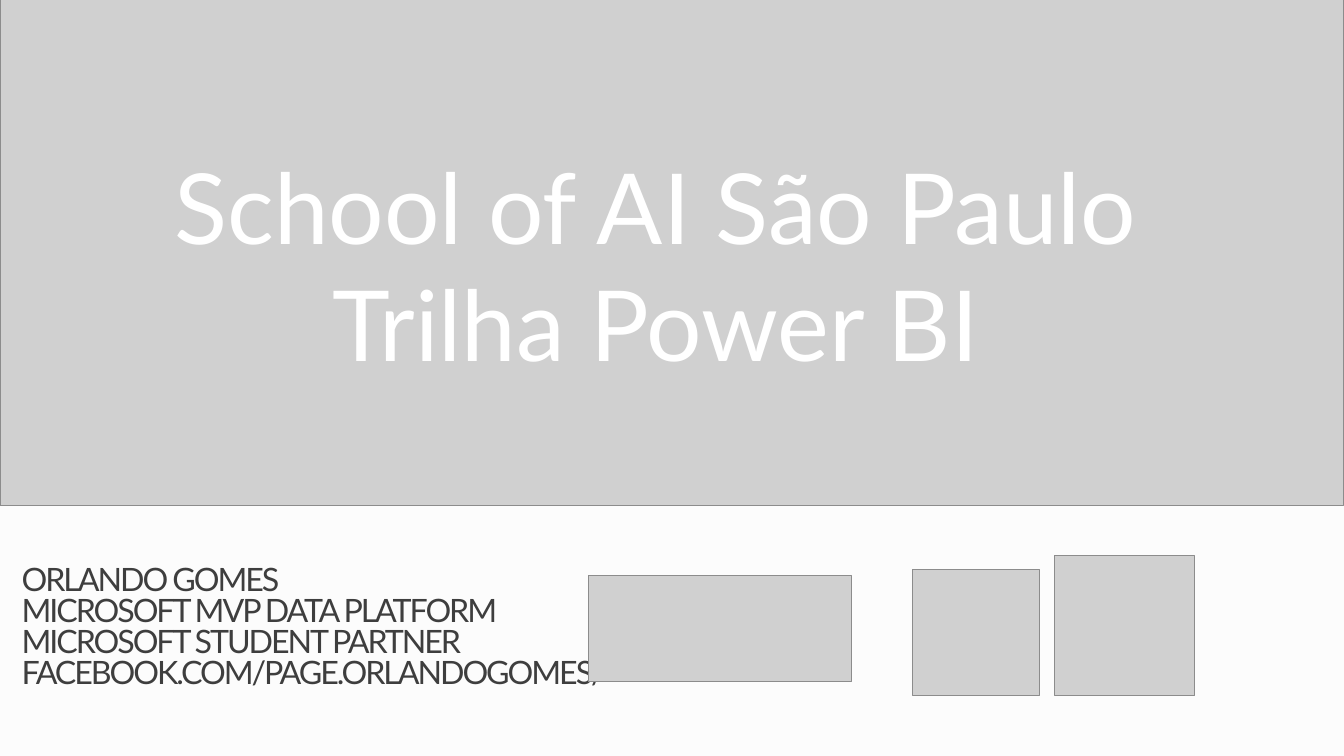
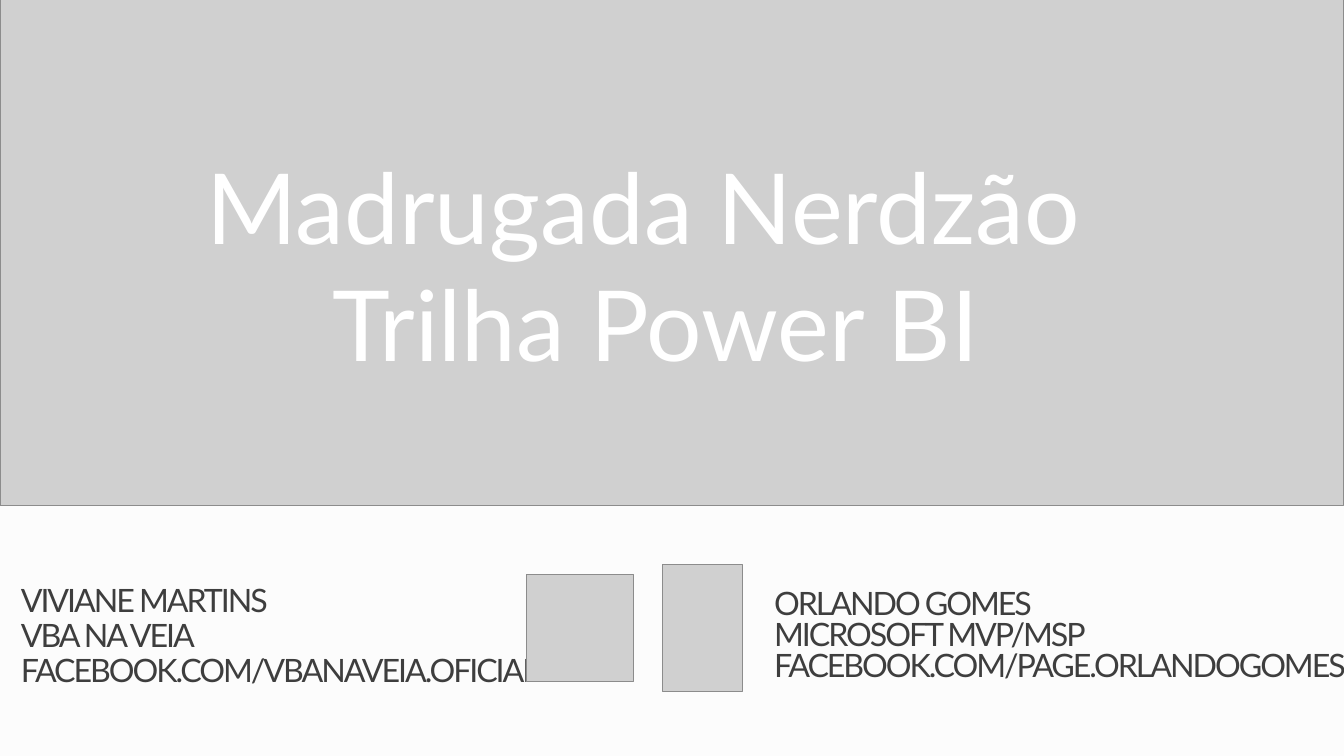
Before and after one commit to orlandogomes/madrugada-pbi, a slide deck: slide 1 of Apresentação/MadrugadaNerdzao_Trilha PBI.pptx. Drawn at 1344x756 pixels with LibreOffice and Linux fonts; fonts in the diff are those of the drawing; grey boxes stand for pictures. Boxes give left, top, right and bottom in pixels: in the first picture for what was removed or moved away, otherwise in the second. Text is boxed around its words. In the diff, an @@ line names an element or a change of style, - is before the commit and + after.

Commit message:
alteracao slide para madrugada

```diff
--- a/Apresentação/MadrugadaNerdzao_Trilha PBI.pptx
+++ b/Apresentação/MadrugadaNerdzao_Trilha PBI.pptx
@@ text at (206, 172, 1080, 361): text changed @@
-School of AI São Paulo
-Trilha Power BI
+Madrugada Nerdzão
+Trilha Power BI
@@ picture added at (662, 565, 742, 692) @@
@@ picture removed at (1055, 556, 1195, 696) @@
@@ title added at (21, 588, 539, 684), 23 pt, text #3E3E3E @@
+VIVIANE MARTINS
+VBA NA VEIA
+FACEBOOK.COM/VBANAVEIA.OFICIAL
@@ picture: place and size @@
-picture at (912, 570, 1040, 697)
+picture at (526, 575, 634, 683)
@@ picture removed at (589, 576, 852, 682) @@
@@ text at (774, 591, 1344, 679): text changed @@
-ORLANDO GOMES
-MICROSOFT MVP DATA PLATFORM
-MICROSOFT STUDENT PARTNER
-FACEBOOK.COM/PAGE.ORLANDOGOMES/
+ORLANDO GOMES
+MICROSOFT MVP/MSP
+FACEBOOK.COM/PAGE.ORLANDOGOMES/
```
Also in this commit, not shown: 1 other file.
